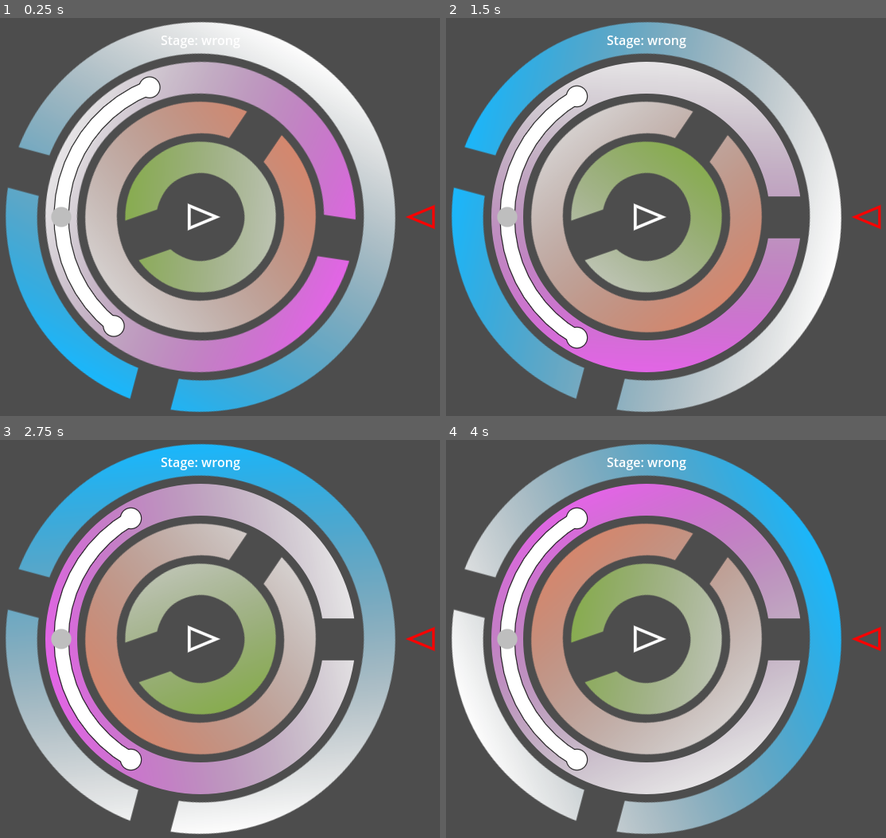
Above: before the commit, frames 1-4 (two rows, left to right).
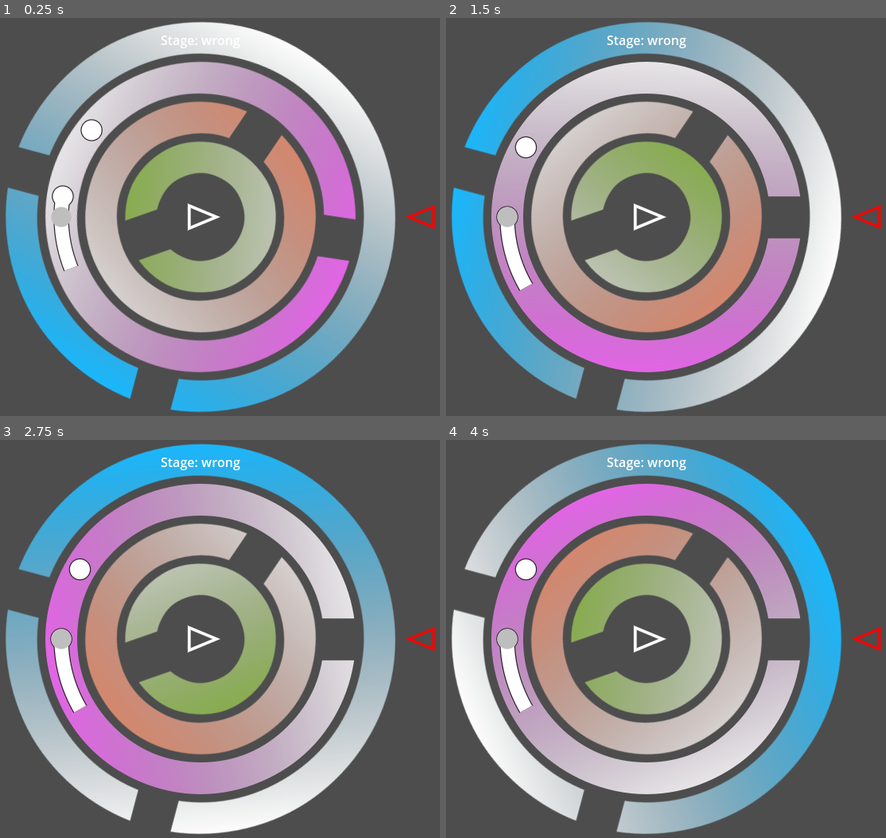
Above: after the commit, the same moments.

Repository: LettucePie/october
Game: Godot game, scene res://game.tscn
Two runs of this game, one before a commit and one after it. Both use one fixed random seed, a clock stepped at 60 frames per second and the inputs below.
Inputs (mouse positions are in pixels of both pictures, inside the frame that each line leads up to):
- Up to frame 1 (0.25 s): no input
- Up to frame 2 (1.5 s): move the mouse to (767, 197) at 0.52 s; click (767, 197) at 0.67 s; move the mouse to (534, 236) at 1.27 s; click (534, 236) at 1.42 s
- Up to frame 3 (2.75 s): move the mouse to (255, 551) at 2.02 s; click (255, 551) at 2.17 s
- Up to frame 4 (4 s): move the mouse to (617, 718) at 2.77 s; click (617, 718) at 2.92 s; move the mouse to (815, 698) at 3.52 s; click (815, 698) at 3.67 s

The runs differ from the first frame. In frame 1, 2.2% of the frame differs, in the area x 11-37%, y 14-81%; in frame 2, 2.2%; in frame 3, 2.2%, in the area x 11-33%, y 16-84%; in frame 4, 2.2%.

Commit message:
somewhat have consistent channel clamping, but now arcs won't draw

Diff:
--- a/components/channel.gd
+++ b/components/channel.gd
@@ -16,27 +16,26 @@
 var point_b : Vector2 = Vector2.ZERO
 var anchor_point : Vector2 = Vector2.ZERO
 var arc_points : int = 10
-var starting_rot : float = 0.0
+var arc_a : float = 0.0
+var arc_b : float = 0.0
 @onready var clamp_a : float = 0.0
 @onready var clamp_b : float = 0.0
 
 
-func _ready() -> void:
-	if get_parent() is Ring:
-		starting_rot = get_parent().rotation
-
 
 func _process(delta) -> void:
 	point_a = self.position + (
-		Vector2.RIGHT.rotated(deg_to_rad(point_a_angle + 180)) * (DEF_radius * radius_multiplier + 25)
+		Vector2.LEFT.rotated(deg_to_rad(point_a_angle * -1)) * (DEF_radius * radius_multiplier + 25)
 	)
 	point_b = self.position + (
-		Vector2.RIGHT.rotated(deg_to_rad(point_b_angle + 180)) * (DEF_radius * radius_multiplier + 25)
+		Vector2.LEFT.rotated(deg_to_rad(point_b_angle * -1)) * (DEF_radius * radius_multiplier + 25)
 	)
 	arc_points = 10 + int(3 * radius_multiplier)
 	anchor_point = self.position + (
-		Vector2.RIGHT.rotated(deg_to_rad(anchor_angle + 180) - self.global_rotation) * (DEF_radius * radius_multiplier + 25)
+		Vector2.LEFT.rotated(deg_to_rad(anchor_angle * -1) - self.global_rotation) * (DEF_radius * radius_multiplier + 25)
 	)
+	arc_a = deg_to_rad(point_a_angle) - PI
+	arc_b = deg_to_rad(point_b_angle) - PI
 	clamp_a = deg_to_rad(point_a_angle)
 	clamp_b = deg_to_rad(point_b_angle)
 	queue_redraw()
@@ -48,8 +47,8 @@
 	draw_arc(
 		self.position,
 		DEF_radius * radius_multiplier + 25,
-		deg_to_rad(point_a_angle + 180),
-		deg_to_rad(point_b_angle + 180),
+		arc_a,
+		arc_b,
 		arc_points,
 		Color.BLACK,
 		DEF_outer_arc_w,
@@ -77,8 +76,8 @@
 	draw_arc(
 		self.position,
 		DEF_radius * radius_multiplier + 25,
-		deg_to_rad(point_a_angle + 180),
-		deg_to_rad(point_b_angle + 180),
+		arc_a,
+		arc_b,
 		arc_points,
 		Color.WHITE,
 		DEF_inner_arc_w,
--- a/rings/ring_2a.tscn
+++ b/rings/ring_2a.tscn
@@ -34,5 +34,4 @@
 
 [node name="channel" parent="." instance=ExtResource("4_awhe1")]
 radius_multiplier = 3.0
-point_a_angle = -60.0
-point_b_angle = 60.0
+point_a_angle = -30.0
